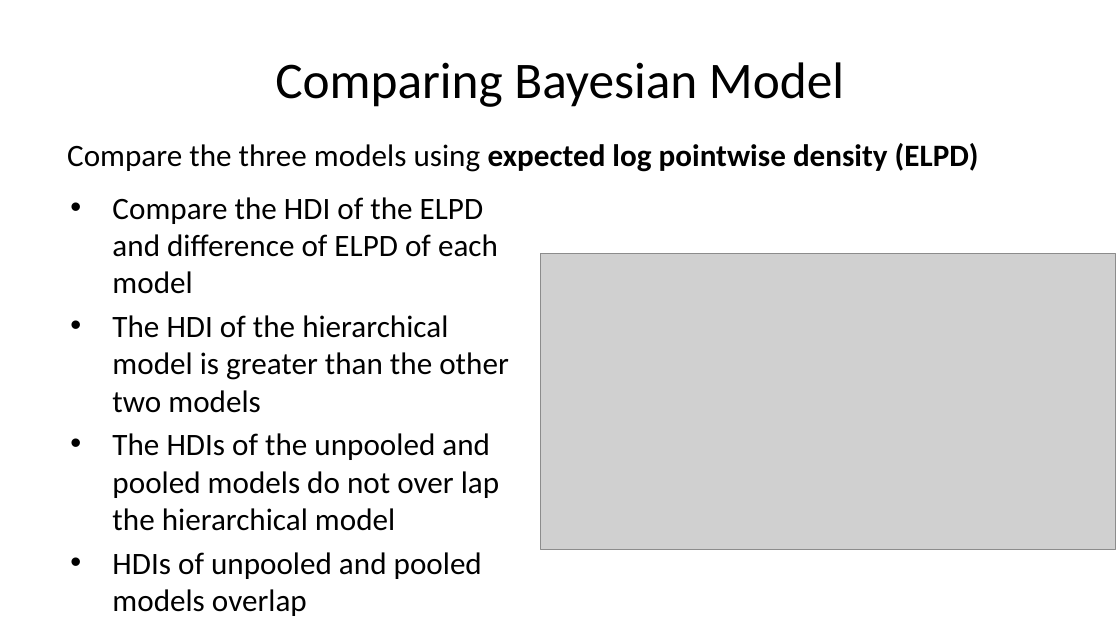
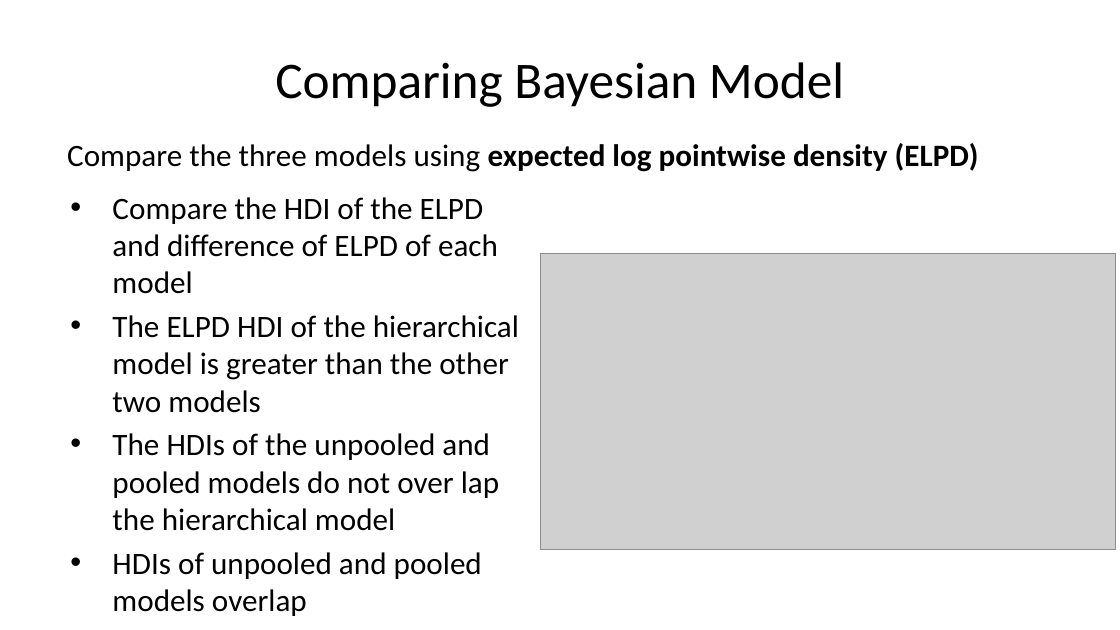
Before and after one commit to StephenElston/CSCI-E-83, a slide deck: slide 50 of LectureSlides/14_HierarchicalBayesModels.pptx. Drawn at 1120x630 pixels with LibreOffice and Linux fonts; fonts in the diff are those of the drawing; grey boxes stand for pictures. Boxes give left, top, right and bottom in pixels: in the first picture for what was removed or moved away, otherwise in the second. Text is boxed around its words. In the diff, an @@ line names an element or a change of style, - is before the commit and + after.

```diff
--- a/LectureSlides/14_HierarchicalBayesModels.pptx
+++ b/LectureSlides/14_HierarchicalBayesModels.pptx
@@ text at (x1=112, y1=315, x2=519, y2=413): text changed @@
-• The HDI of the hierarchical model is greater than the other two models
+• The ELPD HDI of the hierarchical model is greater than the other two models
```
Also in this commit, not shown: 1 other slide changed.
